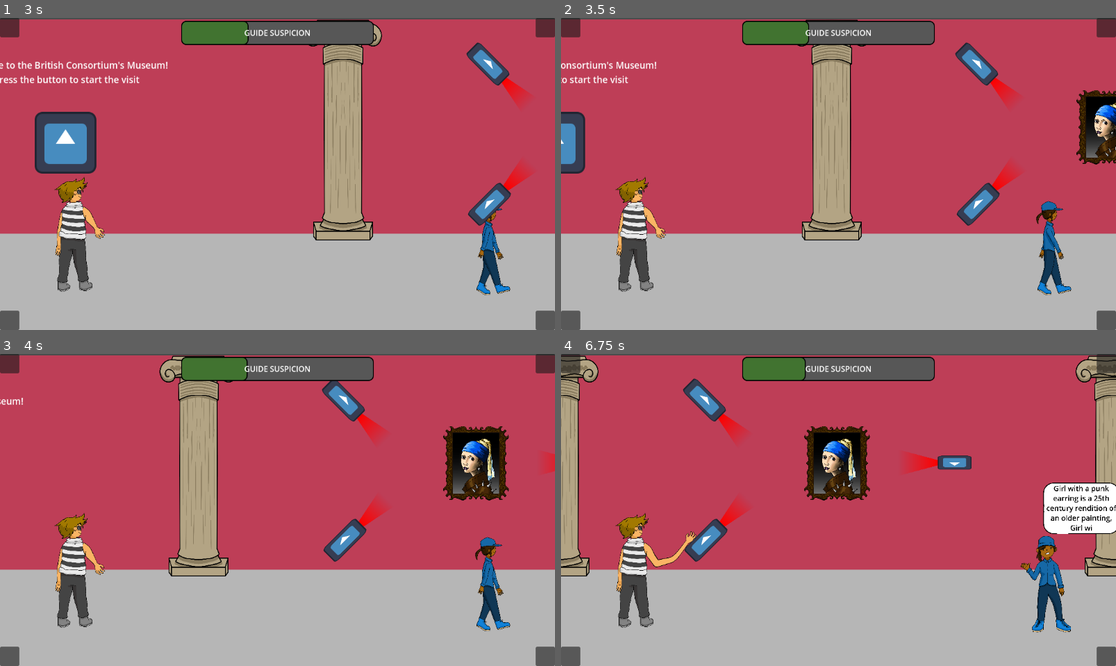
Above: before the commit, frames 1-4 (two rows, left to right).
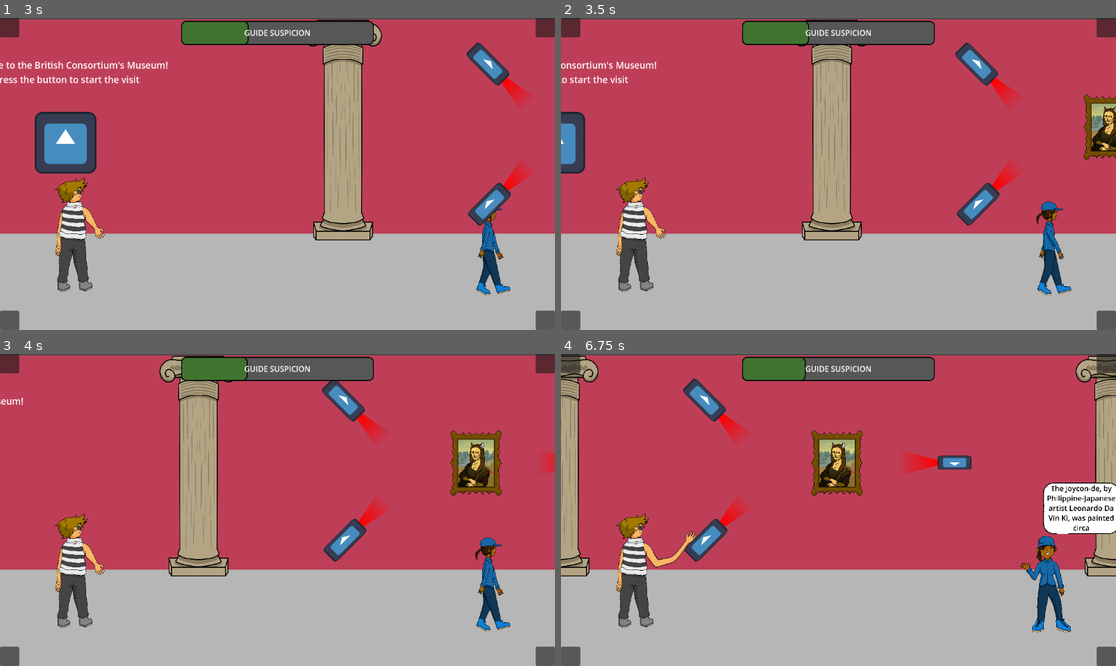
Above: after the commit, the same moments.

Repository: Skyepulse/LUDUM_DARE_58_MATELOU-CO
Game: Godot game, scene res://scenes/main_game_scene.tscn
Same seed, same stepped clock (60 frames per second), same inputs: the game is played once before the commit and once after it. The engine's default icon, where the game draws it, is replaced by a stand-in: a white triangle on a blue panel in a dark square.
Inputs (mouse positions are in pixels of both pictures, inside the frame that each line leads up to):
- Up to frame 1 (3 s): click "PLAY" at 0.5 s; tap Enter at 1.25 s; move the mouse to (399, 158) at 1.27 s; click (399, 158) at 1.42 s; tap Space at 1.52, 2.27 s; move the mouse to (166, 189) at 2.02 s; click (166, 189) at 2.17 s; move the mouse to (333, 105) at 2.77 s; click (333, 105) at 2.92 s
- Up to frame 2 (3.5 s): no input
- Up to frame 3 (4 s): move the mouse to (249, 572) at 3.52 s; click (249, 572) at 3.67 s; tap Space at 3.77 s
- Up to frame 4 (6.75 s): move the mouse to (1005, 556) at 4.27 s; click (1005, 556) at 4.42 s; tap Space at 4.52, 5.27 s; move the mouse to (672, 463) at 5.02 s; click (672, 463) at 5.17 s; move the mouse to (866, 510) at 5.77 s; click (866, 510) at 5.92 s; move the mouse to (755, 432) at 6.52 s; click (755, 432) at 6.67 s

Frame 1 is identical in both runs. In frame 2, 1.4% of the frame differs, in the area x 92-100%, y 23-47%; in frame 3, 2.3%; in frame 4, 2.9%, in the area x 43-100%, y 23-57%.

Commit message:
Added second level

Diff:
--- a/scenes/Levels/level_1.tscn
+++ b/scenes/Levels/level_1.tscn
@@ -1,6 +1,8 @@
-[gd_scene load_steps=7 format=3 uid="uid://dbebkjarp70yc"]
+[gd_scene load_steps=9 format=3 uid="uid://dbebkjarp70yc"]
 
 [ext_resource type="Script" uid="uid://du8yultimxo88" path="res://scripts/level.gd" id="1_ptgt0"]
+[ext_resource type="PackedScene" uid="uid://ckbiqrktc354i" path="res://scenes/Objects/object_moai.tscn" id="2_ac15f"]
+[ext_resource type="PackedScene" uid="uid://cw0fhvhlua8vd" path="res://scenes/Objects/object_vase.tscn" id="3_3ydyl"]
 [ext_resource type="PackedScene" uid="uid://dah3y6cnwuvhb" path="res://scenes/Objects/object_punk_earring.tscn" id="4_vtxvj"]
 [ext_resource type="PackedScene" uid="uid://d31la7lbgqeod" path="res://scenes/Objects/object_wave.tscn" id="5_fkdrv"]
 [ext_resource type="PackedScene" uid="uid://cpt378r0tx734" path="res://scenes/Objects/obj_joconde.tscn" id="6_o21ul"]
@@ -11,7 +13,7 @@
 
 [node name="Level1" type="Node2D" node_paths=PackedStringArray("possible_objects")]
 script = ExtResource("1_ptgt0")
-possible_objects = [NodePath("Grabbable Objects/ObjectRoot2"), NodePath("Grabbable Objects/ObjectRoot4"), NodePath("Grabbable Objects/ObjectRoot5")]
+possible_objects = [NodePath("Grabbable Objects/ObjectRoot2"), NodePath("Grabbable Objects/ObjectRoot4"), NodePath("Grabbable Objects/ObjectRoot5"), NodePath("Grabbable Objects/ObjectRoot"), NodePath("Grabbable Objects/ObjectRoot3")]
 
 [node name="Zone d\'instanciation" type="Area2D" parent="."]
 collision_layer = 0
@@ -24,29 +26,42 @@
 [node name="Grabbable Objects" type="Node2D" parent="."]
 
 [node name="ObjectRoot2" parent="Grabbable Objects" instance=ExtResource("4_vtxvj")]
+position = Vector2(290, 0)
 scale = Vector2(0.105, 0.105)
 
 [node name="ObjectRoot4" parent="Grabbable Objects" instance=ExtResource("5_fkdrv")]
+position = Vector2(290.00003, 0)
 scale = Vector2(0.095, 0.095)
 
 [node name="ObjectRoot5" parent="Grabbable Objects" instance=ExtResource("6_o21ul")]
+position = Vector2(290.00003, 0)
 scale = Vector2(0.11, 0.11)
+
+[node name="ObjectRoot3" parent="Grabbable Objects" instance=ExtResource("3_3ydyl")]
+position = Vector2(265, 149)
+scale = Vector2(0.125, 0.125)
+
+[node name="ObjectRoot" parent="Grabbable Objects" instance=ExtResource("2_ac15f")]
+position = Vector2(277, 98)
+scale = Vector2(0.15, 0.15)
 
 [node name="Obstacles" type="Node2D" parent="."]
 
 [node name="CameraObstacle" parent="Obstacles" instance=ExtResource("7_y368g")]
-position = Vector2(-275.00003, -131)
+position = Vector2(-275, -130)
 scale = Vector2(0.74, 0.74)
-initRotation = 45.0
+rayLength = 200.0
+initRotation = 90.0
 
 [node name="CameraObstacle2" parent="Obstacles" instance=ExtResource("7_y368g")]
-position = Vector2(-272, 160)
+position = Vector2(-106, 125)
 scale = Vector2(0.74, 0.74)
-initRotation = -45.0
+rayLength = 200.0
+initRotation = -90.0
 
 [node name="CameraObstacle3" parent="Obstacles" instance=ExtResource("7_y368g")]
-position = Vector2(243.99994, -1)
-scale = Vector2(0.54760003, 0.54760003)
-rayLength = 150.0
+position = Vector2(62.000008, -130)
+scale = Vector2(0.74, 0.74)
+rayLength = 200.0
 rayWidth = 100.0
-initRotation = 180.0
+initRotation = 90.0
--- /dev/null
+++ b/scenes/Levels/level_2.tscn
@@ -0,0 +1,52 @@
+[gd_scene load_steps=7 format=3 uid="uid://dejmu37xlc4nq"]
+
+[ext_resource type="Script" uid="uid://du8yultimxo88" path="res://scripts/level.gd" id="1_3s172"]
+[ext_resource type="PackedScene" uid="uid://dah3y6cnwuvhb" path="res://scenes/Objects/object_punk_earring.tscn" id="2_yye74"]
+[ext_resource type="PackedScene" uid="uid://d31la7lbgqeod" path="res://scenes/Objects/object_wave.tscn" id="3_v740s"]
+[ext_resource type="PackedScene" uid="uid://cpt378r0tx734" path="res://scenes/Objects/obj_joconde.tscn" id="4_048ga"]
+[ext_resource type="PackedScene" uid="uid://cwweperphcvw1" path="res://scenes/Obstacles/obs_camera.tscn" id="5_2fma4"]
+
+[sub_resource type="RectangleShape2D" id="RectangleShape2D_yyb7f"]
+size = Vector2(1000, 400)
+
+[node name="Level2" type="Node2D" node_paths=PackedStringArray("possible_objects")]
+script = ExtResource("1_3s172")
+possible_objects = [NodePath("Grabbable Objects/ObjectRoot2"), NodePath("Grabbable Objects/ObjectRoot4"), NodePath("Grabbable Objects/ObjectRoot5")]
+
+[node name="Zone d\'instanciation" type="Area2D" parent="."]
+collision_layer = 0
+collision_mask = 0
+
+[node name="CollisionShape2D" type="CollisionShape2D" parent="Zone d\'instanciation"]
+shape = SubResource("RectangleShape2D_yyb7f")
+debug_color = Color(0.8352941, 0.36078432, 0.3882353, 0.05882353)
+
+[node name="Grabbable Objects" type="Node2D" parent="."]
+
+[node name="ObjectRoot2" parent="Grabbable Objects" instance=ExtResource("2_yye74")]
+scale = Vector2(0.105, 0.105)
+
+[node name="ObjectRoot4" parent="Grabbable Objects" instance=ExtResource("3_v740s")]
+scale = Vector2(0.095, 0.095)
+
+[node name="ObjectRoot5" parent="Grabbable Objects" instance=ExtResource("4_048ga")]
+scale = Vector2(0.11, 0.11)
+
+[node name="Obstacles" type="Node2D" parent="."]
+
+[node name="CameraObstacle" parent="Obstacles" instance=ExtResource("5_2fma4")]
+position = Vector2(-275.00003, -131)
+scale = Vector2(0.74, 0.74)
+initRotation = 45.0
+
+[node name="CameraObstacle2" parent="Obstacles" instance=ExtResource("5_2fma4")]
+position = Vector2(-272, 160)
+scale = Vector2(0.74, 0.74)
+initRotation = -45.0
+
+[node name="CameraObstacle3" parent="Obstacles" instance=ExtResource("5_2fma4")]
+position = Vector2(243.99994, -1)
+scale = Vector2(0.54760003, 0.54760003)
+rayLength = 150.0
+rayWidth = 100.0
+initRotation = 180.0
--- a/scenes/main_game_scene.tscn
+++ b/scenes/main_game_scene.tscn
@@ -1,14 +1,15 @@
-[gd_scene load_steps=6 format=3 uid="uid://bxd5kknrofkns"]
+[gd_scene load_steps=7 format=3 uid="uid://bxd5kknrofkns"]
 
 [ext_resource type="PackedScene" uid="uid://ytnv83oppny8" path="res://scenes/background.tscn" id="1_d383n"]
 [ext_resource type="Script" uid="uid://cv3c2rmgjcigy" path="res://scripts/main_game_scene.gd" id="1_oa6bs"]
 [ext_resource type="PackedScene" uid="uid://dbebkjarp70yc" path="res://scenes/Levels/level_1.tscn" id="2_emqn2"]
 [ext_resource type="PackedScene" uid="uid://c8vk05rdo648t" path="res://scenes/guide.tscn" id="2_oa6bs"]
 [ext_resource type="PackedScene" uid="uid://de8xq0cmgi1er" path="res://scenes/thief.tscn" id="3_emqn2"]
+[ext_resource type="PackedScene" uid="uid://dejmu37xlc4nq" path="res://scenes/Levels/level_2.tscn" id="3_ilxj7"]
 
 [node name="MainGameScene" type="Node2D"]
 script = ExtResource("1_oa6bs")
-possible_levels = Array[PackedScene]([ExtResource("2_emqn2")])
+possible_levels = Array[PackedScene]([ExtResource("2_emqn2"), ExtResource("3_ilxj7")])
 
 [node name="Background" parent="." instance=ExtResource("1_d383n")]
 z_index = -10
